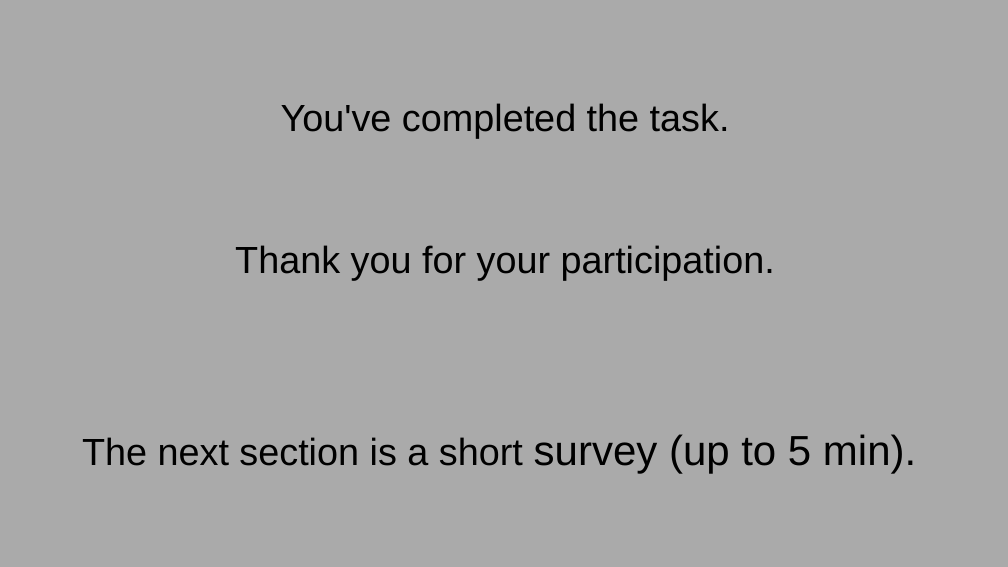
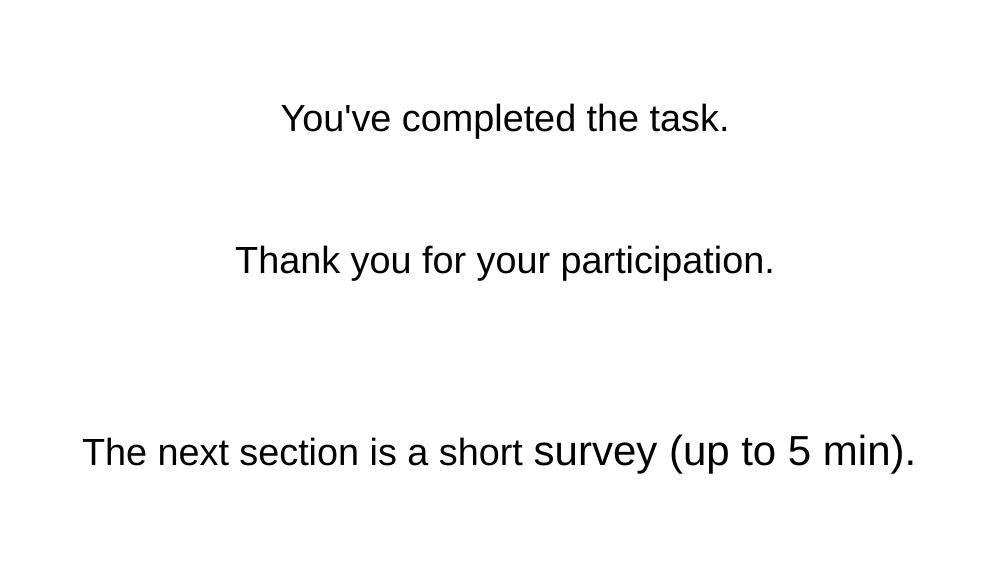
Before and after one commit to GoldenbergLab/task-piloting-emotional-responses-pictures, a slide deck: slide 8 of stimuli/ins/instructions1.4.19.pptx. Drawn at 1008x567 pixels with LibreOffice and Linux fonts; fonts in the diff are those of the drawing. Boxes give left, top, right and bottom in pixels: in the first picture for what was removed or moved away, otherwise in the second. Text is boxed around its words. In the diff, an @@ line names an element or a change of style, - is before the commit and + after.

```diff
--- a/stimuli/ins/instructions1.4.19.pptx
+++ b/stimuli/ins/instructions1.4.19.pptx
@@ background #AAAAAA to #FFFFFF @@
```
Also in this commit, not shown: 3 other slides changed, 4 slides added, 4 slides removed, 19 other files.
